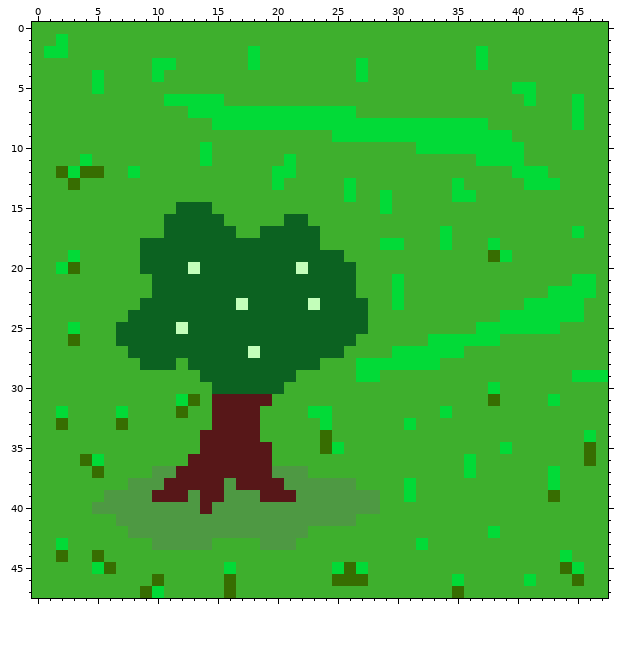
File history of a pixel-art sprite, fire/images/grass1.png. The picture above is the old version.
The file is 48x48 pixels.
Once edited:
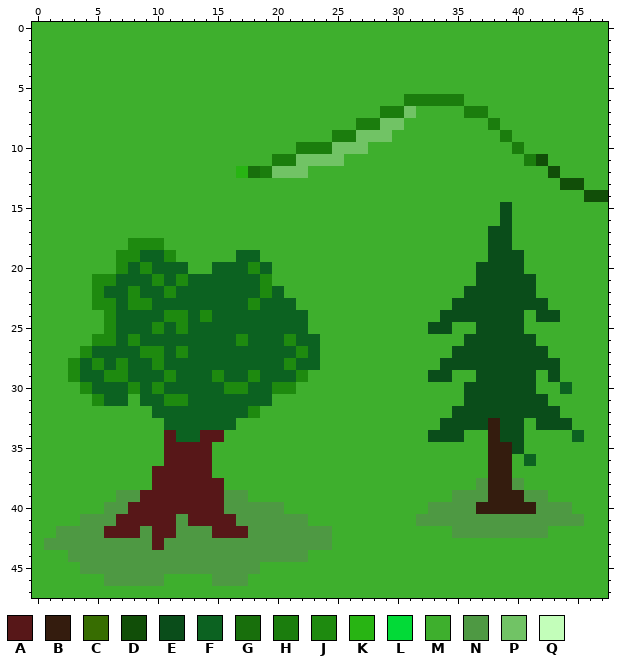
Palette (. is transparent): A #571718  B #341c0e  C #376d01  D #114e08  E #0a4d1a  F #0c6221  G #186f0c  H #1b7d0d  J #1e8a0f  K #28b413  L #02da37  M #3eaf2d  N #4e9943  P #71c365  Q #c3feba
Author's note on the commit: Please enter the commit message for your changes. Lines starting new grass tile uhmm..
The exact change:
y 1: x 2 L -> M
y 2: x 1..2 LL -> MM; x 18 L -> M; x 37 L -> M
y 3: x 10..11 LL -> MM; x 18 L -> M; x 27 L -> M; x 37 L -> M
y 4: x 5 L -> M; x 10 L -> M; x 27 L -> M
y 5: x 5 L -> M; x 40..41 LL -> MM
y 6: x 11..15 LLLLL -> MMMMM; x 31..35 MMMMM -> HHHHH; x 41 L -> M; x 45 L -> M
y 7: x 13..26 LLLLLLLLLLLLLL -> MMMMMMMMMMMMMM; x 29..31 MMM -> HHP; x 36..37 MM -> HH; x 45 L -> M
y 8: x 15..38 LLLLLLLLLLLLLLLLLLLLLLLM -> MMMMMMMMMMMMHHPPMMMMMMMH; x 45 L -> M
y 9: x 25..39 LLLLLLLLLLLLLLL -> HHPPPMMMMMMMMMH
y 10: x 14 L -> M; x 22..27 MMMMMM -> HHHPPP; x 32..40 LLLLLLLLL -> MMMMMMMMH
y 11: x 4 L -> M; x 14 L -> M; x 20..25 MLMMMM -> HHPPPP; x 37..42 LLLLMM -> MMMMHD
y 12: x 2..5 CLCC -> MMMM; x 8 L -> M; x 17..22 MMMLLM -> KGHPPP; x 40..43 LLLM -> MMMD
y 13: x 3 C -> M; x 20 L -> M; x 26 L -> M; x 35 L -> M; x 41..45 LLLMM -> MMMDD
y 14: x 26 L -> M; x 29 L -> M; x 35..36 LL -> MM; x 46..47 MM -> DD
y 15: x 12..14 FFF -> MMM; x 29 L -> M; x 39 M -> E
y 16: x 11..15 FFFFF -> MMMMM; x 21..22 FF -> MM; x 39 M -> E
y 17: x 11..16 FFFFFF -> MMMMMM; x 19..23 FFFFF -> MMMMM; x 34 L -> M; x 38..39 MM -> EE; x 45 L -> M
y 18: x 8..23 MFFFFFFFFFFFFFFF -> JJJMMMMMMMMMMMMM; x 29..30 LL -> MM; x 34 L -> M; x 38..39 LM -> EE
y 19: x 3 L -> M; x 7..8 MM -> JJ; x 11..16 FFFFFF -> JMMMMM; x 19..25 FFFFFFF -> MMMMMMM; x 38..40 CLM -> EEE
y 20: x 2..3 LC -> MM; x 7..9 MMF -> JFJ; x 13..14 QF -> MM; x 18 F -> J; x 20..26 FFQFFFF -> MMMMMMM; x 37..40 MMMM -> EEEE
y 21: x 5..10 MMMMMF -> JJFFFJ; x 12 F -> J; x 19..26 FFFFFFFF -> JMMMMMMM; x 30 L -> M; x 37..41 MMMMM -> EEEEE; x 45..46 LL -> MM
y 22: x 5..9 MMMMM -> JFFJF; x 11 F -> J; x 19 F -> J; x 21..26 FFFFFF -> MMMMMM; x 30 L -> M; x 36..41 MMMMMM -> EEEEEE; x 43..46 LLLL -> MMMM
y 23: x 5..9 MMMMF -> JJFJJ; x 17..18 QF -> FJ; x 22..27 FQFFFF -> MMMMMM; x 30 L -> M; x 35..45 MMMMMMLLLLL -> EEEEEEEEMMM
y 24: x 6..7 MM -> JF; x 11..12 FF -> JJ; x 14 F -> J; x 23..27 FFFFF -> MMMMM; x 34..45 MMMMMLLLLLLL -> EEEEEEEMEEMM
y 25: x 3 L -> M; x 6 M -> J; x 10 F -> J; x 12 Q -> J; x 23..27 FFFFF -> MMMMM; x 33..34 MM -> EE; x 37..43 LLLLLLL -> EEEEMMM
y 26: x 3 C -> M; x 5..6 MM -> JJ; x 8 F -> J; x 17 F -> J; x 21 F -> J; x 24..26 FFF -> MMM; x 33..41 LLLLLLMMM -> MMMEEEEEE
y 27: x 4..7 MMMM -> JFFF; x 9..10 FF -> JJ; x 12 F -> J; x 18 Q -> F; x 22 F -> J; x 24..25 FF -> MM; x 30..42 LLLLLLMMMMMMM -> MMMMMEEEEEEEE
y 28: x 3..8 MMMMMM -> JFJFJF; x 10 F -> J; x 12 M -> F; x 21 F -> J; x 27..43 LLLLLLLMMMMMMMMMM -> MMMMMMMEEEEEEEEEE
y 29: x 3..13 MMMMMMMMMMM -> JFFJJFFFJFF; x 15 F -> J; x 18 F -> J; x 22 M -> J; x 27..28 LL -> MM; x 33..34 MM -> EE; x 37..41 MMMMM -> EEEEE; x 43 M -> E; x 45..47 LLL -> MMM
y 30: x 4..14 MMMMMMMMMMM -> JFFFJFJFFFF; x 16..17 FF -> JJ; x 20..21 FM -> JJ; x 36..41 MMLMMM -> EEEEEE; x 44 M -> F
y 31: x 5..7 MMM -> JFF; x 9..19 MMMLCMAAAAA -> FFJJFFFFFFF; x 36..43 MMCMMMML -> EEEEEEEM
y 32: x 2 L -> M; x 7 L -> M; x 10..18 MMCMMAAAA -> FFFFFFFFJ; x 23..24 LL -> MM; x 34..43 LMMMMMMMMM -> MEEEEEEEEE
y 33: x 2 C -> M; x 7 C -> M; x 11..18 MMMMAAAA -> FFFFFFMM; x 24 L -> M; x 31 L -> M; x 34..40 MMMMMMM -> EEEEBEE; x 42..44 MMM -> EEE
y 34: x 11..13 MMM -> AFF; x 16..18 AAA -> MMM; x 24 C -> M; x 33..35 MMM -> EEE; x 38..40 MMM -> BEE; x 45..46 ML -> FM
y 35: x 11..13 MMM -> AAA; x 15..19 AAAAA -> MMMMM; x 24..25 CL -> MM; x 38..40 MLM -> BBE; x 46 C -> M
y 36: x 4..5 CL -> MM; x 11..12 MM -> AA; x 15..19 AAAAA -> MMMMM; x 36 L -> M; x 38..39 MM -> BB; x 41 M -> F; x 46 C -> M
y 37: x 5 C -> M; x 10..11 NN -> AA; x 15..22 AAAAANNN -> MMMMMMMM; x 36 L -> M; x 38..39 MM -> BB; x 43 L -> M
y 38: x 8..10 NNN -> MMA; x 16..26 NAAAANNNNNN -> MMMMMMMMMMM; x 31 L -> M; x 37..40 MMMM -> NBBN; x 43 L -> M
y 39: x 6 N -> M; x 9 N -> A; x 13 N -> A; x 18..28 NAAANNNNNNN -> MMMMMMMMMMM; x 31 L -> M; x 35..43 MMMMMMMMC -> NNNBBBNNM
y 40: x 5 N -> M; x 8..13 NNNNNN -> AAAAAA; x 15 N -> A; x 21..28 NNNNNNNN -> MMMMMMMM; x 33..44 MMMMMMMMMMMM -> NNNNBBBBBNNN
y 41: x 4..11 MMMNNNNN -> NNNAAAAA; x 13..16 NNNN -> AAAA; x 23..26 NNNN -> MMMM; x 32..45 MMMMMMMMMMMMMM -> NNNNNNNNNNNNNN
y 42: x 2..8 MMMMMMN -> NNNNAAA; x 10..11 NN -> AA; x 15..17 NNN -> AAA; x 23..24 MM -> NN; x 35..42 MMMLMMMM -> NNNNNNNN
y 43: x 1..10 MLMMMMMMMN -> NNNNNNNNNA; x 15..18 MMMM -> NNNN; x 22..24 MMM -> NNN; x 32 L -> M
y 44: x 2..22 CMMCMMMMMMMMMMMMMMMMM -> MNNNNNNNNNNNNNNNNNNNN; x 44 L -> M
y 45: x 4..18 MLCMMMMMMMMMLMM -> NNNNNNNNNNNNNNN; x 25..27 LCL -> MMM; x 44..45 CL -> MM
y 46: x 6..10 MMMMC -> NNNNN; x 15..17 MCM -> NNN; x 25..27 CCC -> MMM; x 35 L -> M; x 41 L -> M; x 45 C -> M
y 47: x 9..10 CL -> MM; x 16 C -> M; x 35 C -> M
Changed places in both pictures, as pixel boxes (x1, y1, x2, y2):
changed: (44, 34, 608, 598)
